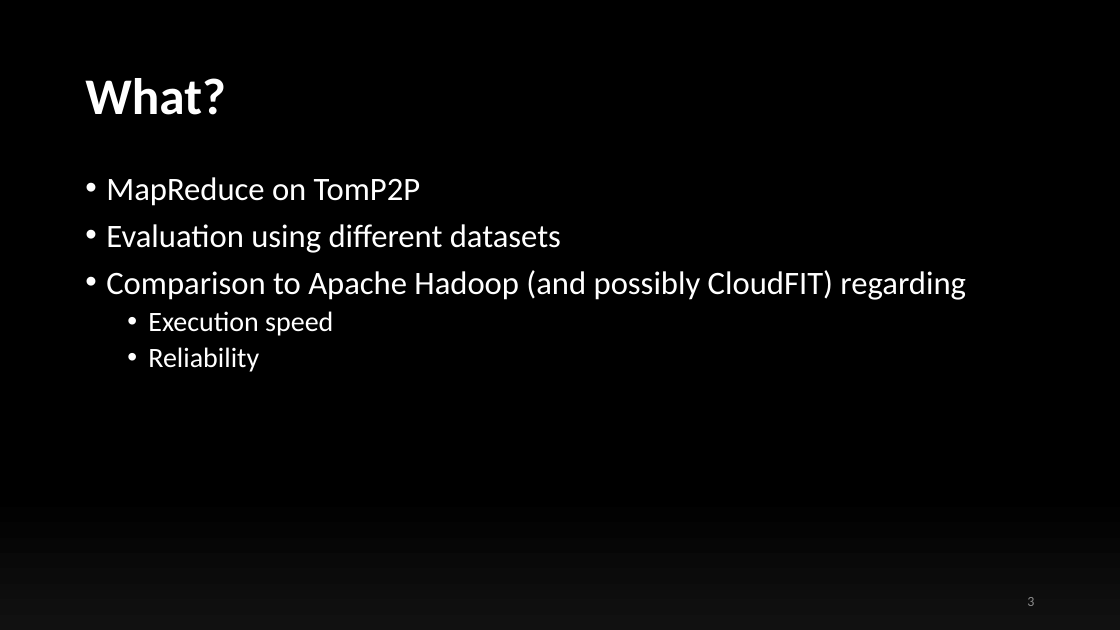
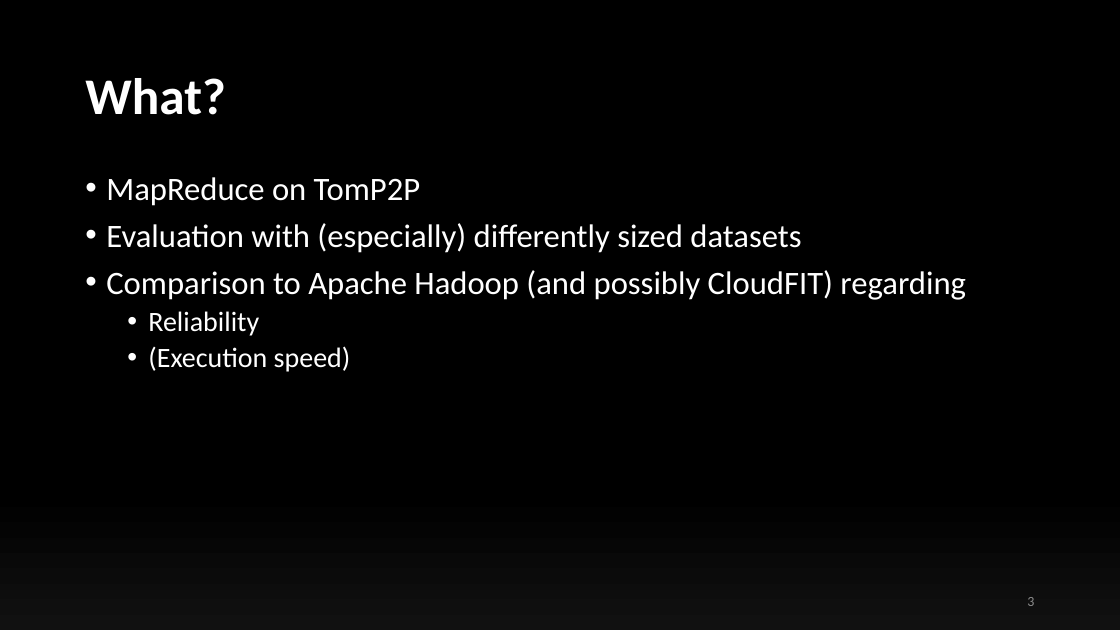
Before and after one commit to ollyblink/mt2, a slide deck: slide 3 of TomP2PTrials/files/presentations/InterimPresentation.pptx. Drawn at 1120x630 pixels with LibreOffice and Linux fonts; fonts in the diff are those of the drawing. Boxes give left, top, right and bottom in pixels: in the first picture for what was removed or moved away, otherwise in the second. Text is boxed around its words. In the diff, an @@ line names an element or a change of style, - is before the commit and + after.

```diff
--- a/TomP2PTrials/files/presentations/InterimPresentation.pptx
+++ b/TomP2PTrials/files/presentations/InterimPresentation.pptx
@@ text at (106, 223, 801, 253): text changed @@
-• Evaluation using different datasets
+• Evaluation with (especially) differently sized datasets
@@ text at (148, 311, 333, 336): paragraph removed @@
-  • Execution speed
@@ text at (148, 346, 351, 372): paragraph added @@
+  • (Execution speed)
```
Also in this commit, not shown: 11 other slides changed, 1 slide removed, 12 other files.
